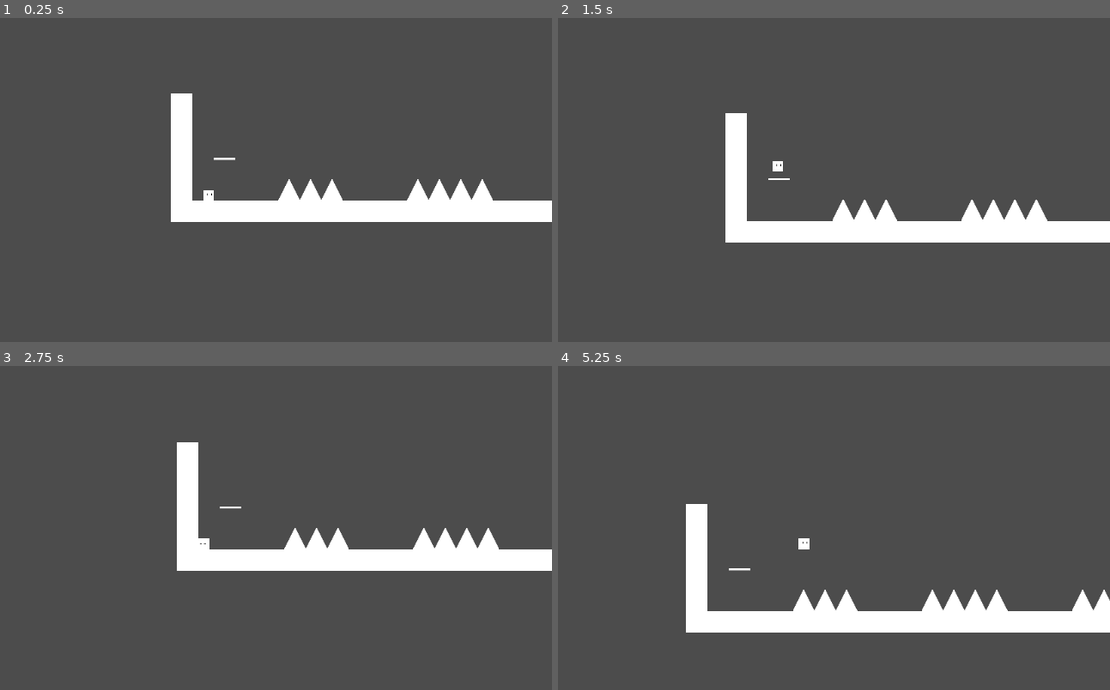
Above: before the commit, frames 1-4 (two rows, left to right).
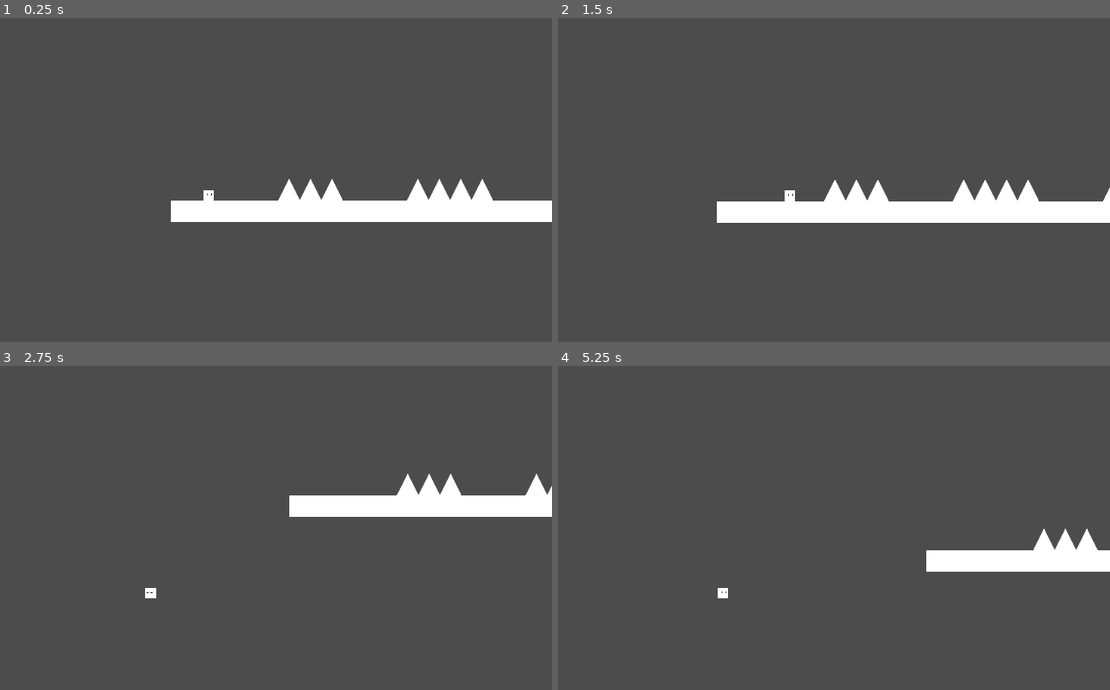
Above: after the commit, the same moments.

Repository: Ken-Xiangyi-Zhou/VGDC-UCI-Godot-Platformer-Scaffold
Game: Godot game, scene res://scenes/example_scene.tscn
Two runs of this game, one before a commit and one after it. Both use one fixed random seed, a clock stepped at 60 frames per second and the inputs below.
Inputs:
- Up to frame 1 (0.25 s): no input
- Up to frame 2 (1.5 s): hold W (up) 0.53-1.28 s; hold D (right) from 0.53 s (still down); tap W (up) at 1.35 s
- Up to frame 3 (2.75 s): tap W (up) at 1.52, 1.82 s; release D (right) at 2.03 s; hold A (left) from 2.03 s (still down); hold W (up) from 2.03 s (still down)
- Up to frame 4 (5.25 s): release A (left) at 2.78 s; release W (up) at 2.78 s; hold D (right) 2.78-4.28 s; tap W (up) at 2.85, 3.02, 3.32, 4.35, 4.52, 4.82 s; hold W (up) 3.53-4.28 s; hold A (left) 4.28-5.03 s; hold D (right) from 5.03 s (still down); hold W (up) from 5.03 s (still down)

The runs differ from the first frame. In frame 1, 1.3% of the frame differs, in the area x 30-43%, y 23-57%; in frame 2, 9.7%; in frame 3, 11%, in the area x 26-100%, y 23-72%; in frame 4, 10%.

Commit message:
Changed things into Godot Script
A lot used to be Python code.

Diff:
--- a/Godot Scaffold Platformer/assets/tileset/walls.tres
+++ b/Godot Scaffold Platformer/assets/tilesets/walls.tres
@@ -1,6 +1,7 @@
 [gd_resource type="TileSet" load_steps=3 format=2]
 
-[ext_resource path="res://assets/sprites/default.png" type="Texture" id=1]
+[ext_resource path="res://assets/sprites/wall.png" type="Texture" id=1]
+
 
 [sub_resource type="RectangleShape2D" id=1]
 extents = Vector2( 16, 16 )
--- a/Godot Scaffold Platformer/scenes/example_scene.tscn
+++ b/Godot Scaffold Platformer/scenes/example_scene.tscn
@@ -1,13 +1,12 @@
-[gd_scene load_steps=12 format=2]
+[gd_scene load_steps=11 format=2]
 
-[ext_resource path="res://assets/tileset/walls.tres" type="TileSet" id=1]
-[ext_resource path="res://assets/tileset/platforms.tres" type="TileSet" id=2]
-[ext_resource path="res://assets/tileset/hazards.tres" type="TileSet" id=3]
+[ext_resource path="res://assets/tilesets/walls.tres" type="TileSet" id=1]
+[ext_resource path="res://assets/tilesets/platforms.tres" type="TileSet" id=2]
+[ext_resource path="res://assets/tilesets/hazards.tres" type="TileSet" id=3]
 [ext_resource path="res://scripts/player_control.gd" type="Script" id=4]
 [ext_resource path="res://assets/sprites/player_1.png" type="Texture" id=5]
 [ext_resource path="res://assets/sprites/player_2.png" type="Texture" id=6]
 [ext_resource path="res://scripts/player_animation.gd" type="Script" id=7]
-[ext_resource path="res://scripts/player_wall_jump.gd" type="Script" id=8]
 
 [sub_resource type="SpriteFrames" id=1]
 animations = [ {
@@ -30,7 +29,7 @@
 cell_size = Vector2( 32, 32 )
 collision_mask = 0
 format = 1
-tile_data = PoolIntArray( 32, 1, 0, 65568, 1, 0, 131104, 1,  …(317 unchanged characters)… , 0, 0, 524345, 0, 0, 524355, 0, 0, 589839, 0, 0, 589851, 1, 0, 589853, 1, 0, 589856, 1, 0, 589873, 0, 0, 589878, 0, 0, 589879, 0, 0, 589881, 0, 0, 589889, 0, 0, 589893, 0, 0, 655369, 1, 0, 655375, 0, 0, 655392, 1, 0, 655406, 0, 0, 655409, 0, 0, 655410, 0, 0, 655415, 0, 0, 655417, 0, 0, 655423, 0, 0, 655427, 0, 0, 655431, 0, 0, 720911, 0, 0, 720928, 1, 0, 720942, 0, 0, 720944, 0, 0, 720945, 0, 0, 720951, 0, 0, 720953, 0, 0, 720957, 0, 0, 720961, 0, 0, 720965, 0, 0, 720969, 0, 0, 786447, 0, 0, 786478, 0, 0, 786481, 0, 0, 786486, 0, 0, 786487, 0, 0, 786489, 0, 0, 786491, 0, 0, 786495, 0, 0, 786503, 0, 0, 786507, 0, 0, 851968, 1, 0, 851983, 0, 0, 852000, 1, 0, 852014, 0, 0, 852023, …(469 unchanged characters)…
+tile_data = PoolIntArray( 32, 1, 0, 65568, 1, 0, 131104, 1,  …(317 unchanged characters)… , 0, 0, 524345, 0, 0, 524355, 0, 0, 589851, 1, 0, 589853, 1, 0, 589856, 1, 0, 589870, 0, 0, 589873, 0, 0, 589878, 0, 0, 589879, 0, 0, 589881, 0, 0, 589889, 0, 0, 589893, 0, 0, 655369, 1, 0, 655392, 1, 0, 655406, 0, 0, 655409, 0, 0, 655410, 0, 0, 655415, 0, 0, 655417, 0, 0, 655423, 0, 0, 655427, 0, 0, 655431, 0, 0, 720928, 1, 0, 720942, 0, 0, 720944, 0, 0, 720945, 0, 0, 720951, 0, 0, 720953, 0, 0, 720957, 0, 0, 720961, 0, 0, 720965, 0, 0, 720969, 0, 0, 786478, 0, 0, 786481, 0, 0, 786486, 0, 0, 786487, 0, 0, 786489, 0, 0, 786491, 0, 0, 786495, 0, 0, 786503, 0, 0, 786507, 0, 0, 851968, 1, 0, 852000, 1, 0, 852014, 0, 0, 852023, …(469 unchanged characters)…
 
 [node name="Platforms" type="TileMap" parent="."]
 tile_set = ExtResource( 2 )
@@ -38,7 +37,7 @@
 collision_layer = 8
 collision_mask = 2
 format = 1
-tile_data = PoolIntArray( 393304, 0, 0, 458838, 0, 0, 589909, 0, 0, 655403, 0, 0, 655443, 0, 0, 786449, 0, 0, 786514, 0, 0, 852008, 0, 0, 852012, 0, 0, 852048, 0, 0, 917551, 0, 0, 983090, 0, 0, 983119, 0, 0 )
+tile_data = PoolIntArray( 393304, 0, 0, 458838, 0, 0, 589867, 0, 0, 589909, 0, 0, 655443, 0, 0, 786514, 0, 0, 852008, 0, 0, 852012, 0, 0, 852048, 0, 0, 917551, 0, 0, 983090, 0, 0, 983119, 0, 0 )
 
 [node name="Hazards" type="TileMap" parent="."]
 tile_set = ExtResource( 3 )
@@ -46,7 +45,7 @@
 collision_layer = 4
 collision_mask = 2
 format = 1
-tile_data = PoolIntArray( 196665, 0, 0, 327729, 0, 0, 393266, 0, 0, 458819, 0, 0, 524342, 0, 0, 524343, 0, 0, 524353, 0, 0, 524357, 0, 0, 589870, 0, 0, 589874, 0, 0, 589887, 0, 0, 5898 …(234 unchanged characters)…
+tile_data = PoolIntArray( 196665, 0, 0, 327729, 0, 0, 393266, 0, 0, 458819, 0, 0, 524334, 0, 0, 524342, 0, 0, 524343, 0, 0, 524353, 0, 0, 524357, 0, 0, 589874, 0, 0, 589887, 0, 0, 5898 …(234 unchanged characters)…
 
 [node name="Player" type="KinematicBody2D" parent="."]
 position = Vector2( 535.987, 417.635 )
@@ -55,7 +54,6 @@
 script = ExtResource( 4 )
 x_acceleration = 30
 x_decceleration = 30
-jump_speed = 500
 
 [node name="Player Sprite" type="AnimatedSprite" parent="Player"]
 frames = SubResource( 1 )
@@ -75,12 +73,13 @@
 drag_margin_bottom = 0.0
 
 [node name="Face" type="Area2D" parent="Player"]
-editor/display_folded = true
 collision_layer = 2
-script = ExtResource( 8 )
 
 [node name="Face Box" type="CollisionShape2D" parent="Player/Face"]
 position = Vector2( 8, 0 )
 rotation = 1.5708
 shape = SubResource( 3 )
 one_way_collision = true
+
+[connection signal="body_entered" from="Player/Face" to="Player" method="_on_wall"]
+[connection signal="body_exited" from="Player/Face" to="Player" method="_off_wall"]
--- a/Godot Scaffold Platformer/scenes/hazards.tscn
+++ /dev/null
@@ -1,26 +0,0 @@
-[gd_scene load_steps=4 format=2]
-
-[ext_resource path="res://assets/sprites/spike.png" type="Texture" id=1]
-
-[sub_resource type="ConvexPolygonShape2D" id=1]
-points = PoolVector2Array( 0, -16, 16, 16, -16, 16 )
-
-[sub_resource type="GDScript" id=2]
-script/source = "extends CollisionShape2D
-
-func player_hit():
-	pass"
-
-[node name="Tiles" type="Node2D"]
-
-[node name="Spike" type="Sprite" parent="."]
-position = Vector2( 480, 250 )
-texture = ExtResource( 1 )
-
-[node name="StaticBody2D" type="StaticBody2D" parent="Spike"]
-collision_layer = 5
-collision_mask = 0
-
-[node name="CollisionShape2D" type="CollisionShape2D" parent="Spike/StaticBody2D"]
-shape = SubResource( 1 )
-script = SubResource( 2 )
--- a/Godot Scaffold Platformer/scenes/main_scene.tscn
+++ b/Godot Scaffold Platformer/scenes/main_scene.tscn
@@ -1,13 +1,12 @@
-[gd_scene load_steps=12 format=2]
+[gd_scene load_steps=11 format=2]
 
-[ext_resource path="res://assets/tileset/walls.tres" type="TileSet" id=1]
-[ext_resource path="res://assets/tileset/platforms.tres" type="TileSet" id=2]
-[ext_resource path="res://assets/tileset/hazards.tres" type="TileSet" id=3]
+[ext_resource path="res://assets/tilesets/walls.tres" type="TileSet" id=1]
+[ext_resource path="res://assets/tilesets/platforms.tres" type="TileSet" id=2]
+[ext_resource path="res://assets/tilesets/hazards.tres" type="TileSet" id=3]
 [ext_resource path="res://scripts/player_control.gd" type="Script" id=4]
 [ext_resource path="res://assets/sprites/player_1.png" type="Texture" id=5]
 [ext_resource path="res://assets/sprites/player_2.png" type="Texture" id=6]
 [ext_resource path="res://scripts/player_animation.gd" type="Script" id=7]
-[ext_resource path="res://scripts/player_wall_jump.gd" type="Script" id=8]
 
 [sub_resource type="SpriteFrames" id=1]
 animations = [ {
@@ -23,7 +22,7 @@
 [sub_resource type="RectangleShape2D" id=3]
 extents = Vector2( 8, 1 )
 
-[node name="Example Scene" type="Node2D"]
+[node name="Main Scene" type="Node2D"]
 
 [node name="Tiles" type="TileMap" parent="."]
 tile_set = ExtResource( 1 )
@@ -53,7 +52,6 @@
 script = ExtResource( 4 )
 x_acceleration = 30
 x_decceleration = 30
-jump_speed = 500
 
 [node name="Player Sprite" type="AnimatedSprite" parent="Player"]
 frames = SubResource( 1 )
@@ -73,12 +71,13 @@
 drag_margin_bottom = 0.0
 
 [node name="Face" type="Area2D" parent="Player"]
-editor/display_folded = true
 collision_layer = 2
-script = ExtResource( 8 )
 
 [node name="Face Box" type="CollisionShape2D" parent="Player/Face"]
 position = Vector2( 8, 0 )
 rotation = 1.5708
 shape = SubResource( 3 )
 one_way_collision = true
+
+[connection signal="body_entered" from="Player/Face" to="Player" method="_on_wall"]
+[connection signal="body_exited" from="Player/Face" to="Player" method="_off_wall"]
--- a/Godot Scaffold Platformer/scenes/walls.tscn
+++ /dev/null
@@ -1,18 +0,0 @@
-[gd_scene load_steps=3 format=2]
-
-[ext_resource path="res://assets/sprites/default.png" type="Texture" id=1]
-
-[sub_resource type="RectangleShape2D" id=1]
-extents = Vector2( 16, 16 )
-
-[node name="Tiles" type="Node2D"]
-
-[node name="Block" type="Sprite" parent="."]
-position = Vector2( 512, 250 )
-texture = ExtResource( 1 )
-
-[node name="StaticBody2D" type="StaticBody2D" parent="Block"]
-collision_mask = 0
-
-[node name="CollisionShape2D" type="CollisionShape2D" parent="Block/StaticBody2D"]
-shape = SubResource( 1 )
--- a/Godot Scaffold Platformer/scripts/player_animation.gd
+++ b/Godot Scaffold Platformer/scripts/player_animation.gd
@@ -4,22 +4,22 @@
 #The implementation here uses frames, but you can also swap animations if you have more than one with
 #	set_animation(value).
 
-var time_since_last_change = 0
+var time_since_last_change: float = 0.0	#Time elapsed since the last time the frame was changed.
 
 func _process(delta):					#_process is called by the engine once every "frame", default 60 fps.
-	_blink(delta)						#	delta is time elapsed since last frame.
-	_change_direction()
+	blink(delta)						#	delta is time elapsed since last frame.
+	change_direction()
 
-func _blink(delta):						#This function currently makes the sprite blink.
+func blink(delta):						#This function makes the sprite blink.
 	time_since_last_change += delta
 	if time_since_last_change > 0.1:
-		if randi() % 11 < 1:			#	Random integer mod 11 returns 0 - 9.
-			self.frame = 1				#	frame 0 is normal, frame 1 is a blink.
+		if randi() % 11 < 1:			#Random integer mod 11 returns 0 - 9.
+			frame = 1					#frame 0 is normal, frame 1 is a blink.
 		else:
-			self.frame = 0
+			frame = 0
 		time_since_last_change = 0
 
-func _change_direction():				#Flips sprite to last buffered direction.
+func change_direction():				#Flips sprite (horizontal) to last buffered direction.
 	if Input.is_action_pressed("left"):
 		self.flip_h = true
 	if Input.is_action_pressed("right"):
--- a/Godot Scaffold Platformer/scripts/player_control.gd
+++ b/Godot Scaffold Platformer/scripts/player_control.gd
@@ -5,162 +5,192 @@
 #	especially when using tiles. The player object often bounces on the floor because of the jagged edges
 #	of tiles. That's why it's better to write everything out.
 
-export var gravity = 2000.0					#Use "export" to create script variables
-export var x_acceleration = 20				#Acceleration of player. Use for slow startups.
-export var x_decceleration = 20				#Decceleration of player. Use for sliding.
-export var max_speed = 500					#Maximum speed of the player.
-export var jump_speed = 600					#Alters jump height.
-export var can_wall_jump = true				#Allows wall jumping.
-export var phantom_jump_frames = 3			#Time you can still jump after walking off ground. 0 disables it.
+export var gravity: float = 2000.0			#Use "export" to create script variables
+export var x_acceleration: int = 20			#Acceleration of player. Use for slow startups.
+export var x_decceleration: int = 20		#Decceleration of player. Use for sliding.
+export var max_speed: float = 500.0			#Maximum speed of the player.
+export var jump_speed: float = 600.0		#Alters jump height.
+export var can_wall_jump: bool = true		#Allows wall jumping.
+export var phantom_jump_frames: int = 3		#Time you can still jump after walking off ground. 0 disables it.
 
 var velocity = Vector2()					#Velocity of the player object to move next frame.
-var _last_touched_ground = 0				#Number of frames ago ground was touched.
-var turn_state = null						#false is left, true is right
+var last_touched_ground: int = 0			#Number of frames ago ground was touched.
+enum direction {LEFT, RIGHT, NONE}			#Direction enum
+var turn_state = direction.NONE				#Where player is facing
+var is_on_wall: bool = false				#Whether this node is on a wall
+
+#Below variable is created when scene is ready. It represents the collider "Face Box" on "Face".
+onready var collider_node = get_node("Face/Face Box")
 
 #The below two functions are called by the engine. delta is the time elapsed between frames.
 
 func _process(delta):						#_process is called by the engine once every "frame", default 60 fps.
-	if _is_dead():
-		_die_and_respawn(500, 0)
+	if is_dead():
+		die_and_respawn(500, 0)
 
 func _physics_process(delta):				#Unlike _process, Godot makes sure physics stuff is ready to be
-	_change_turn_state()					#	used before calling _physics_process.
-	_move_x()
-	get_node("Face").check_and_wall_jump()	#Checks for wall-jump in script of node Face. Node names are important.
-	_record_last_touched_ground()
-	_move_y(delta)							#Previous functions edit the velocity of the player object.
+	change_turn_state()						#	used before calling _physics_process.
+	move_x()
+	if is_on_wall == true:					#Checks if player should wall-jump.
+		if press_up() and not is_on_floor():
+			wall_jump()
+	record_last_touched_ground()
+	move_y(delta)							#Previous functions edit the velocity of the player object.
 	move_and_slide(velocity, Vector2(0, -1))#	move_and_slide actually moves the object.
 
 #The functions below are called by _process and _physics_process.
 
-func _change_turn_state():					#Makes the player face where they turned and moves in the correct
-	if _press_left():						#	direction. This allows a more traditional "prioritize last
-		self.turn_state = false				#	button press" approach to movement input.
-	if _press_right():
-		self.turn_state = true
-	if _input_left() and not _input_right():
-		self.turn_state = false
-	if _input_right() and not _input_left():
-		self.turn_state = true
-	if _release_left() and turn_state == false:
-		self.turn_state = null
-	if _release_right() and turn_state == true:
-		self.turn_state = null
+func change_turn_state():					#Makes the player face where they turned and moves in the correct
+	if press_left():						#	direction. This allows a more traditional "prioritize last
+		turn_state = direction.LEFT			#	button press" approach to movement input.
+	if press_right():
+		turn_state = direction.RIGHT
+	if input_left() and not input_right():
+		turn_state = direction.LEFT
+	if input_right() and not input_left():
+		turn_state = direction.RIGHT
+	if release_left() and turn_state == direction.LEFT:
+		turn_state = direction.NONE
+	if release_right() and turn_state == direction.RIGHT:
+		turn_state = direction.NONE
 
-func _is_dead():							#Death conditions can be set here.
+func is_dead():								#Death conditions can be set here.
 	if get_slide_count() > 0:
-		return self.get_position().y > 1010 or self.get_slide_collision(0).collider.collision_layer == 4
-	return self.get_position().y > 1010
+		return get_position().y > 1010 or get_slide_collision(0).collider.collision_layer == 4
+	return get_position().y > 1010
 
-func _die_and_respawn(x, y):				#Currently resets scene.
+func die_and_respawn(x, y):					#Currently resets scene.
 	get_tree().reload_current_scene()
 
-func _move_x():								#Controls x-axis movement.
-	if self.turn_state == false:
-		_accelerate_x(-x_acceleration)
-	elif self.turn_state == true:
-		_accelerate_x( x_acceleration)
-	else:
-		_deccelerate_x(x_decceleration)
-	if self.is_on_wall():
-		_stop_x()
+func move_x():								#Controls basic x-axis movement.
+	match turn_state:
+		direction.LEFT:
+			accelerate_x(-x_acceleration)
+		direction.RIGHT:
+			accelerate_x( x_acceleration)
+		direction.NONE:
+			deccelerate_x(x_decceleration)
+		_:
+			pass
+	if is_on_wall():
+		stop_x()
+	turn_face_box()
 
-func _move_y(delta):						#Controls y-axis movement.
-	if self.is_on_floor() or self.is_on_ceiling():
-		_stop_y()
+func move_y(delta):							#Controls basic y-axis movement.
+	if is_on_floor() or is_on_ceiling():
+		stop_y()
 	velocity.y += delta * gravity
-	if _press_up() and (self.is_on_floor() or _can_phantom()):
-		_jump(jump_speed)
-		self._last_touched_ground = phantom_jump_frames + 1
-	if _press_down() and self.is_on_floor() and self.get_slide_collision(0).collider.collision_layer == 8:
-		self.position.y += 1
+	if press_up() and (is_on_floor() or can_phantom()):
+		jump(jump_speed)
+		last_touched_ground = phantom_jump_frames + 1
+	if press_down() and is_on_floor() and get_slide_collision(0).collider.collision_layer == 8:
+		position.y += 1
 
 func wall_jump():							#Check if the settings allow for wall jumping, then jump under
 	if can_wall_jump:						#	the right conditions:
-		if not self.turn_state == null:
-			_jump(jump_speed)
-			if self.turn_state == true:
-				self.velocity.x = -max_speed
-				self.turn_state = false
-			elif self.turn_state == false:
-				self.velocity.x = max_speed
-				self.turn_state = true
+		match turn_state:
+			direction.RIGHT:
+				velocity.x = -max_speed
+				turn_state = direction.LEFT
+				jump(jump_speed)
+			direction.LEFT:
+				velocity.x = max_speed
+				turn_state = direction.RIGHT
+				jump(jump_speed)
+			_:
+				pass
 
-func _record_last_touched_ground():			#Records the last time the player touched the ground. This is
-	if self.is_on_floor():					#	used for the phantom jump only and can be deleted if you do
-		self._last_touched_ground = 0		#	not need that feature.
+func record_last_touched_ground():			#Records the last time the player touched the ground. This is
+	if is_on_floor():						#	used for the phantom jump only and can be deleted if you do
+		last_touched_ground = 0			#	not need that feature.
 	else:
-		self._last_touched_ground += 1
+		last_touched_ground += 1
 
 #The functions below are not called by _process or _physics_process, but the functions called in _physics_process
 #	rely on these.
 
-func _accelerate_x(rate):					#Accelerates x based on parameter value.
+func turn_face_box():						#Moves the "Face Box" node to be on the face, even after turning.
+	if turn_state == direction.RIGHT:
+		collider_node.position.x =  abs(collider_node.position.x)
+		collider_node.rotation_degrees =  90
+	if turn_state == direction.LEFT:
+		collider_node.position.x = -abs(collider_node.position.x)
+		collider_node.rotation_degrees = -90
+
+func _on_wall(body):						#Called when a wall enters this object. See Node tab of Face.
+	if body.get_name() == "Tiles":
+		is_on_wall = true
+
+func _off_wall(body):						#Called when a wall exits this object. See Node tab of Face.
+	if body.get_name() == "Tiles":
+		is_on_wall = false
+
+func accelerate_x(rate):					#Accelerates x based on parameter value.
 	if rate > 0 and velocity.x <= max_speed:
 		velocity.x += rate
 	elif rate < 0 and -max_speed <= velocity.x:
 		velocity.x += rate
 
-func _deccelerate_x(rate):					#Deccelerates x if speed is high enough. Otherwise, stops.
+func deccelerate_x(rate):					#Deccelerates x if speed is high enough. Otherwise, stops.
 	if abs(velocity.x) < rate:
-		_stop_x()
+		stop_x()
 	if velocity.x > 0:
 		velocity.x -= rate
 	if velocity.x < 0:
 		velocity.x += rate
 
-func _jump(speed):							#Jumps at a rate.
+func jump(speed):							#Jumps at a rate.
 	velocity.y = -speed
 
-func _stop_x():								#Stops x motion.
+func stop_x():								#Stops x motion.
 	velocity.x = 0
 
-func _stop_y():								#Stops y motion.
+func stop_y():								#Stops y motion.
 	velocity.y = 0
 
-func _bounce_x():							#Reverses x velocity.
+func bounce_x():							#Reverses x velocity.
 	velocity.x = -velocity.x
 
-func _bounce_y():							#Reverses y velocity.
+func bounce_y():							#Reverses y velocity.
 	velocity.y = -velocity.y
 
-func _can_phantom():						#Checks if player can phantom jump.
-	return self._last_touched_ground <= phantom_jump_frames
+func can_phantom():							#Checks if player can phantom jump.
+	return last_touched_ground <= phantom_jump_frames
 
 #Generic input functions that can go in any file.
 
-func _input_left():							#Detects held input in specified direction.
+func input_left():							#Detects held input in specified direction.
 	return Input.is_action_pressed("left")
 
-func _input_right():
+func input_right():
 	return Input.is_action_pressed("right")
 
-func _input_up():
+func input_up():
 	return Input.is_action_pressed("up")
 
-func _input_down():
+func input_down():
 	Input.is_action_pressed("down")
 
-func _press_left():							#Detects button press in specified direction.
+func press_left():							#Detects button press in specified direction.
 	return Input.is_action_just_pressed("left")
 
-func _press_right():
+func press_right():
 	return Input.is_action_just_pressed("right")
 
-func _press_up():
+func press_up():
 	return Input.is_action_just_pressed("up")
 
-func _press_down():
+func press_down():
 	return Input.is_action_just_pressed("down")
 
-func _release_left():						#Detects released input in specified direction.
+func release_left():						#Detects released input in specified direction.
 	return Input.is_action_just_released("left")
 
-func _release_right():
+func release_right():
 	return Input.is_action_just_released("right")
 
-func _release_up():
+func release_up():
 	return Input.is_action_just_released("up")
 
-func _release_down():
+func release_down():
 	Input.is_action_just_released("down")
--- a/Godot Scaffold Platformer/scripts/player_wall_jump.gd
+++ /dev/null
@@ -1,37 +0,0 @@
-extends Area2D
-
-# Declare member variables here. Examples:
-var _wall_state = false
-
-# Called when the node enters the scene tree for the first time.
-func _ready():
-	connect("body_entered", self, "_on_wall")
-	connect("body_exited", self, "_off_wall")
-
-func check_and_wall_jump():
-	self._turn()
-	if self._wall_state == true:
-		if _press_up() and not self.find_parent("Player").is_on_floor():
-			self._wall_jump()
-
-func _press_up():
-	return Input.is_action_just_pressed("up")
-
-func _wall_jump():
-	self.find_parent("Player").wall_jump()
-
-func _on_wall(body):
-	if body.get_name() == "Tiles":
-		self._wall_state = true
-
-func _off_wall(body):
-	if body.get_name() == "Tiles":
-		self._wall_state = false
-
-func _turn():
-	if self.find_parent("Player").turn_state == true:
-		get_node("Face Box").position.x =  abs(get_node("Face Box").position.x)
-		get_node("Face Box").rotation_degrees =  90
-	if self.find_parent("Player").turn_state == false:
-		get_node("Face Box").position.x = -abs(get_node("Face Box").position.x)
-		get_node("Face Box").rotation_degrees = -90
Not shown, removed: Godot Scaffold Platformer/assets/sprites/default.png.import
Renamed: Godot Scaffold Platformer/assets/sprites/default.png -> Godot Scaffold Platformer/assets/sprites/wall.png
Renamed: Godot Scaffold Platformer/assets/tileset/hazards.tres -> Godot Scaffold Platformer/assets/tilesets/hazards.tres
Renamed: Godot Scaffold Platformer/assets/tileset/platforms.tres -> Godot Scaffold Platformer/assets/tilesets/platforms.tres
